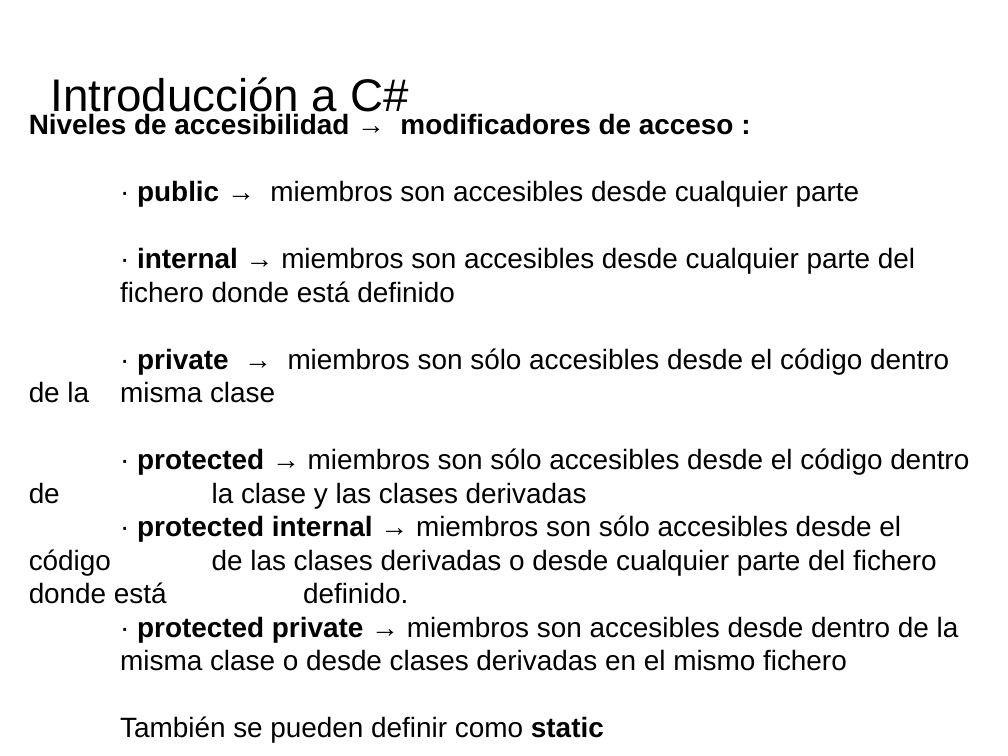
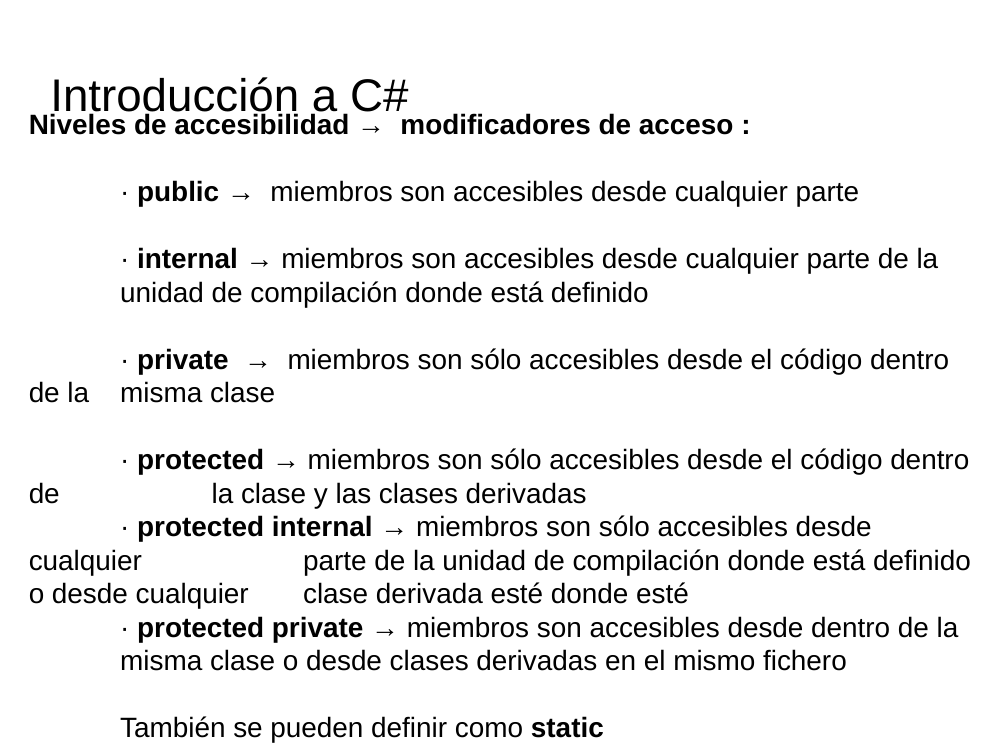
Before and after one commit to videojuegos-abastos/PMV, a slide deck: slide 2 of te/Tema 4 (Chema)/t4.3.- Definiendo miembros de una clase.odp. Drawn at 1008x756 pixels with LibreOffice and Linux fonts; fonts in the diff are those of the drawing; background and template pictures are left out. Boxes give left, top, right and bottom in pixels: in the first picture for what was removed or moved away, otherwise in the second. Text is boxed around its words. In the diff, an @@ line names an element or a change of style, - is before the commit and + after.

```diff
--- a/te/Tema 4 (Chema)/t4.3.- Definiendo miembros de una clase.odp
+++ b/te/Tema 4 (Chema)/t4.3.- Definiendo miembros de una clase.odp
@@ text at (x1=29, y1=247, x2=971, y2=608): text changed @@
-· internal → miembros son accesibles desde cualquier parte del fichero donde está definido
-· private → miembros son sólo accesibles desde el código dentro de la misma clase
-· protected → miembros son sólo accesibles desde el código dentro de la clase y las clases derivadas
-· protected internal → miembros son sólo accesibles desde el código de las clases derivadas o desde cualquier parte del fichero donde está definido.
+· internal → miembros son accesibles desde cualquier parte de la unidad de compilación donde está definido
+· private → miembros son sólo accesibles desde el código dentro de la misma clase
+· protected → miembros son sólo accesibles desde el código dentro de la clase y las clases derivadas
+· protected internal → miembros son sólo accesibles desde cualquier parte de la unidad de compilación donde está definido o desde cualquier clase derivada esté donde esté
```
Also in this commit, not shown: 7 other slides changed, 3 other files.
